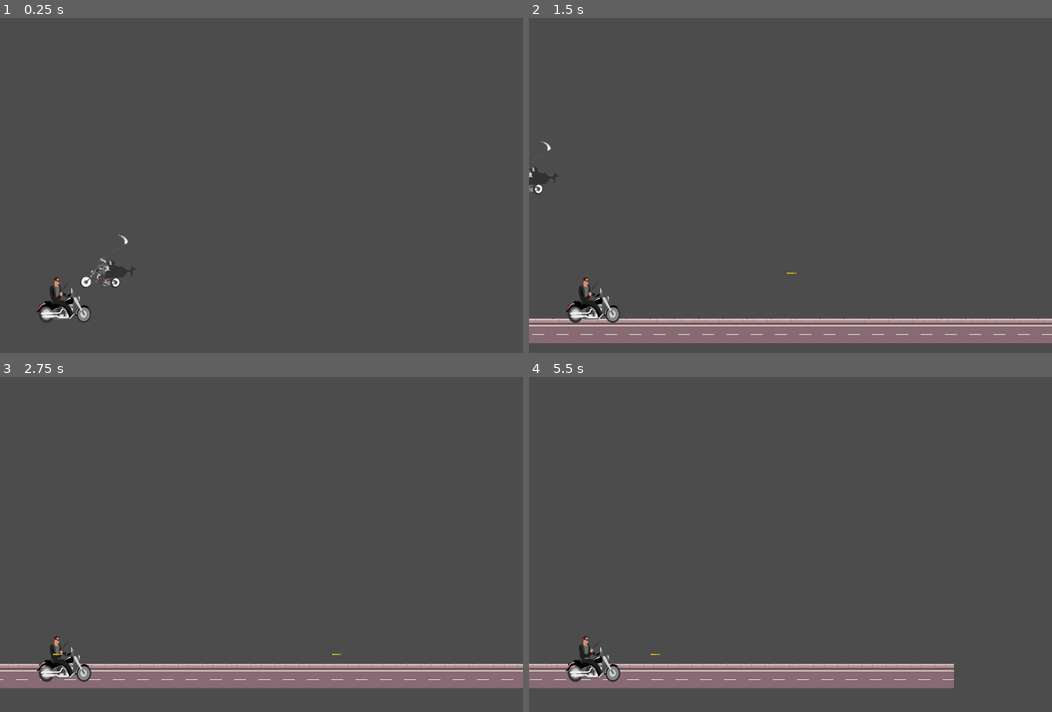
Above: before the commit, frames 1-4 (two rows, left to right).
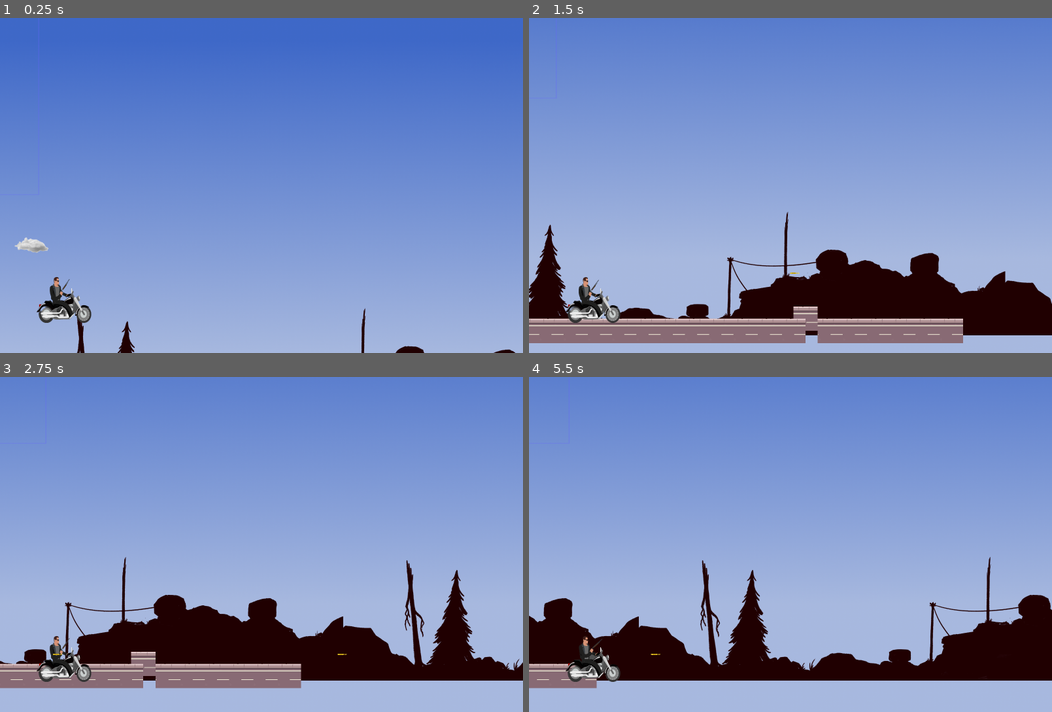
Above: after the commit, the same moments.

Repository: RafaelPuhl/Sons-Of-Anarchy-Game-GODOT-
Game: Godot game, scene res://scenes/Fase_1.tscn
Two runs of this game, one before a commit and one after it. Both use one fixed random seed, a clock stepped at 60 frames per second and the inputs below.
Inputs:
- Up to frame 1 (0.25 s): no input
- Up to frame 2 (1.5 s): hold F (atirar) 0.53-1.28 s; hold Right (right) from 0.53 s (still down); tap Space (jump) at 0.77 s; tap Left (stop) at 1.35 s
- Up to frame 3 (2.75 s): tap Space (jump) at 1.52 s; release Right (right) at 2.03 s; hold F (atirar) from 2.03 s (still down)
- Up to frame 4 (5.5 s): release F (atirar) at 2.78 s; hold Right (right) 2.78-4.28 s; tap Left (stop) at 2.85, 4.35 s; tap Space (jump) at 3.02, 3.77, 4.52 s; hold F (atirar) 3.53-4.28 s; hold Right (right) from 5.03 s (still down); hold F (atirar) from 5.03 s (still down)

The runs differ from the first frame. In frame 1, 99% of the frame differs, in the area x 0-100%, y 0-100%; in frame 2, 94%; in frame 3, 96%; in frame 4, 99%.

Commit message:
instance_enemy+parallax_layers

Diff:
--- /dev/null
+++ b/Elements/Bullet.gd
@@ -0,0 +1,12 @@
+extends KinematicBody2D
+
+var speed = 5000
+var direction = 1
+var velocidade = Vector2.ZERO
+
+func _ready():
+	pass
+
+func _physics_process(delta):
+	velocidade = move_and_slide(velocidade,Vector2.UP)
+	velocidade.x = speed
--- /dev/null
+++ b/Elements/Bullet.tscn
@@ -0,0 +1,24 @@
+[gd_scene load_steps=4 format=2]
+
+[ext_resource path="res://Elements/Municao_player.png" type="Texture" id=1]
+[ext_resource path="res://Elements/Bullet.gd" type="Script" id=2]
+
+[sub_resource type="RectangleShape2D" id=1]
+extents = Vector2( 27, 4.12371 )
+
+[node name="Bullet" type="KinematicBody2D"]
+position = Vector2( 63, 40 )
+collision_layer = 4
+collision_mask = 6
+script = ExtResource( 2 )
+
+[node name="CollisionShape2D" type="CollisionShape2D" parent="."]
+light_mask = 2
+position = Vector2( -6, -21 )
+scale = Vector2( 1, 0.97 )
+shape = SubResource( 1 )
+
+[node name="Sprite" type="Sprite" parent="."]
+position = Vector2( -7, -21.813 )
+scale = Vector2( 0.16763, 0.123749 )
+texture = ExtResource( 1 )
--- a/Enemies/Enemy_1.tscn
+++ b/Enemies/Enemy_1.tscn
@@ -1,10 +1,25 @@
-[gd_scene load_steps=10 format=2]
+[gd_scene load_steps=9 format=2]
 
-[ext_resource path="res://Enemies/Enemy_1.gd" type="Script" id=1]
 [ext_resource path="res://Enemies/Fear1.png" type="Texture" id=2]
 [ext_resource path="res://Enemies/Fear2.png" type="Texture" id=3]
 [ext_resource path="res://Enemies/Fear3.png" type="Texture" id=4]
 [ext_resource path="res://Enemies/Fear4.png" type="Texture" id=5]
+
+[sub_resource type="GDScript" id=5]
+script/source = "extends KinematicBody2D
+
+const GRAVIDADE = 2500
+var velocidade = Vector2.ZERO
+
+func _ready():
+	pass
+
+
+func _physics_process(delta):
+	velocidade.y += GRAVIDADE * delta
+	velocidade = move_and_slide(velocidade,Vector2.UP)
+
+"
 
 [sub_resource type="SpriteFrames" id=1]
 animations = [ {
@@ -14,38 +29,33 @@
 "speed": 10.0
 } ]
 
-[sub_resource type="RectangleShape2D" id=2]
-extents = Vector2( 74.5, 22.5 )
-
-[sub_resource type="CircleShape2D" id=3]
-radius = 32.0
-
-[sub_resource type="CapsuleShape2D" id=4]
+[sub_resource type="CircleShape2D" id=6]
 radius = 40.0
 
-[node name="Enemy_1" type="Node2D"]
-script = ExtResource( 1 )
+[sub_resource type="CapsuleShape2D" id=7]
+radius = 15.4839
+height = 32.8903
 
-[node name="KinematicBody2D" type="KinematicBody2D" parent="."]
+[node name="Enemy_1" type="KinematicBody2D"]
+collision_layer = 2
+collision_mask = 12
+script = SubResource( 5 )
 
-[node name="AnimatedSprite" type="AnimatedSprite" parent="KinematicBody2D"]
-position = Vector2( 122, -90.5 )
-scale = Vector2( 2.22, 2.20667 )
+[node name="AnimatedSprite" type="AnimatedSprite" parent="."]
+position = Vector2( 210, -150.5 )
+scale = Vector2( 3.1, 3.00667 )
 frames = SubResource( 1 )
 frame = 1
 
-[node name="CollisionShape2D3" type="CollisionShape2D" parent="KinematicBody2D"]
-position = Vector2( 101.5, -33.5 )
-shape = SubResource( 2 )
+[node name="CollisionShape2D2" type="CollisionShape2D" parent="."]
+position = Vector2( 32, -8 )
+shape = SubResource( 6 )
 
-[node name="CollisionShape2D" type="CollisionShape2D" parent="KinematicBody2D"]
-position = Vector2( 0, 8 )
-shape = SubResource( 3 )
+[node name="CollisionShape2D" type="CollisionShape2D" parent="."]
+position = Vector2( 256, -8 )
+shape = SubResource( 6 )
 
-[node name="CollisionShape2D2" type="CollisionShape2D" parent="KinematicBody2D"]
-position = Vector2( 152, 8 )
-shape = SubResource( 3 )
-
-[node name="CollisionShape2D4" type="CollisionShape2D" parent="KinematicBody2D"]
-position = Vector2( 96, -72 )
-shape = SubResource( 4 )
+[node name="CollisionShape2D3" type="CollisionShape2D" parent="."]
+position = Vector2( 168, -80 )
+scale = Vector2( 3.1, 3.00667 )
+shape = SubResource( 7 )
--- a/Player/Player_JaxTeller.tscn
+++ b/Player/Player_JaxTeller.tscn
@@ -3,7 +3,7 @@
 [ext_resource path="res://Player/Fundo de A22 Removido.png" type="Texture" id=1]
 [ext_resource path="res://Player/Fundo de A11 Removido.png" type="Texture" id=2]
 [ext_resource path="res://Player/Player_JaxTeller.gd" type="Script" id=3]
-[ext_resource path="res://scenes/Bullet.tscn" type="PackedScene" id=4]
+[ext_resource path="res://Elements/Bullet.tscn" type="PackedScene" id=4]
 [ext_resource path="res://Player/Fundo de B2 Removido.png" type="Texture" id=5]
 [ext_resource path="res://Player/Fundo de B4 Removido.png" type="Texture" id=6]
 [ext_resource path="res://Player/Fundo de B3 Removido.png" type="Texture" id=7]
@@ -36,6 +36,7 @@
 
 [node name="Player_JaxTeller" type="KinematicBody2D"]
 position = Vector2( 0, 200 )
+collision_mask = 8
 script = ExtResource( 3 )
 bullet = ExtResource( 4 )
 
--- a/scenes/Bullet.gd
+++ /dev/null
@@ -1,7 +0,0 @@
-extends RigidBody2D
-
-var speed = 5000
-var direction = 1
-
-func _ready():
-	self.linear_velocity = Vector2(speed * direction, 0)
--- a/scenes/Bullet.tscn
+++ /dev/null
@@ -1,28 +0,0 @@
-[gd_scene load_steps=4 format=2]
-
-[ext_resource path="res://Elements/Municao_player.png" type="Texture" id=1]
-[ext_resource path="res://scenes/Bullet.gd" type="Script" id=2]
-
-[sub_resource type="RectangleShape2D" id=1]
-extents = Vector2( 27, 4.12371 )
-
-[node name="Node2D" type="Node2D"]
-position = Vector2( 63, 40 )
-
-[node name="Bullet" type="RigidBody2D" parent="."]
-position = Vector2( -346, 263 )
-collision_layer = 2
-collision_mask = 2
-gravity_scale = 0.0
-script = ExtResource( 2 )
-
-[node name="CollisionShape2D" type="CollisionShape2D" parent="Bullet"]
-light_mask = 2
-position = Vector2( 340, -284 )
-scale = Vector2( 1, 0.97 )
-shape = SubResource( 1 )
-
-[node name="Sprite" type="Sprite" parent="Bullet"]
-position = Vector2( 339, -284.813 )
-scale = Vector2( 0.16763, 0.123749 )
-texture = ExtResource( 1 )
--- /dev/null
+++ b/scenes/Fase_1.gd
@@ -0,0 +1,18 @@
+extends Node2D
+
+var Enemy = preload("res://Enemies/Enemy_1.tscn")
+onready var enemiesTimer := $Timer as Timer
+
+func _ready() -> void:
+	pass
+
+
+func newEnemy():
+	var e1 = Enemy.instance()
+	e1.position = Vector2(1500, 300) # Ajuste de acordo com as suas necessidades
+	add_child(e1)
+	print("Instanciou a morte")
+
+
+func _on_Timer_timeout() -> void:
+	newEnemy()
--- a/scenes/Fase_1.tscn
+++ b/scenes/Fase_1.tscn
@@ -1,12 +1,15 @@
-[gd_scene load_steps=7 format=2]
+[gd_scene load_steps=10 format=2]
 
 [ext_resource path="res://scenes/Captura de Tela 2023-05-08 às 17.54.20 (1).png" type="Texture" id=1]
 [ext_resource path="res://scenes/rock-music-6211.mp3" type="AudioStream" id=2]
 [ext_resource path="res://Player/Player_JaxTeller.tscn" type="PackedScene" id=3]
-[ext_resource path="res://scenes/Map.gd" type="Script" id=4]
+[ext_resource path="res://scenes/Fase_1.gd" type="Script" id=4]
+[ext_resource path="res://Backgounds/parallax8.png" type="Texture" id=5]
+[ext_resource path="res://Backgounds/NuvemSemFunfdo.png" type="Texture" id=6]
+[ext_resource path="res://Backgounds/Background_parallax1.png" type="Texture" id=7]
 
 [sub_resource type="ConvexPolygonShape2D" id=1]
-points = PoolVector2Array( 128, 96, 0, 96, 32, 96, 128, 96 )
+points = PoolVector2Array( 128, 96, 0, 96, 0, 96, 128, 96 )
 
 [sub_resource type="TileSet" id=2]
 0/name = "Captura de Tela 2023-05-08 às 17.54.20 (1).png 0"
@@ -32,12 +35,14 @@
 0/z_index = 0
 
 [node name="SOA_GAME" type="Node2D"]
+script = ExtResource( 4 )
 
 [node name="TileMap" type="TileMap" parent="."]
 tile_set = SubResource( 2 )
+collision_layer = 8
+collision_mask = 7
 format = 1
-tile_data = PoolIntArray( 983024, 0, 0, 983026, 0, 0, 983028, 0, 0, 983030, 0, 0, 983032, 0, 0, 983034, 0, 0, 983036, 0, 0, 983038, 0, 0, 917504, 0, 0, 917506, 0, 0, 917508, 0, 0, 917510, 0, 0, 917512, 0, 0, 917514, 0, 0, 917516, 0, 0, 917518, 0, 0, 917520, 0, 0, 917522, 0, 0, 917524, 0, 0, 917526, 0, 0, 917528, 0, 0, 917530, 0, 0, 917532, 0, 0, 917534, 0, 0, 917536, 0, 0, 917538, 0, 0, 917540, 0, 0, 917542, 0, 0, 917544, 0, 0, 917546, 0, 0, 917548, 0, 0, 917550, 0, 0, 917552, 0, 0, 917554, 0, 0, 917556, 0, 0, 917558, 0, 0, 917560, 0, 0, 917562, 0, 0, 917564, 0, 0, 917566, 0, 0, 917568, 0, 0, 917570, 0, 0, 917572, 0, 0 )
-script = ExtResource( 4 )
+tile_data = PoolIntArray( 851996, 0, 0, 983031, 0, 0, 983033, 0, 0, 983035, 0, 0, 983037, 0, 0, 983039, 0, 0, 917505, 0, 0, 917507, 0, 0, 917509, 0, 0, 917511, 0, 0, 917513, 0, 0, 917515, 0, 0, 917517, 0, 0, 917519, 0, 0, 917521, 0, 0, 917523, 0, 0, 917525, 0, 0, 917527, 0, 0, 917529, 0, 0, 917531, 0, 0, 917534, 0, 0, 917536, 0, 0, 917538, 0, 0, 917540, 0, 0, 917542, 0, 0, 917544, 0, 0 )
 
 [node name="Player_JaxTeller" parent="." instance=ExtResource( 3 )]
 position = Vector2( 17, 202 )
@@ -46,3 +51,31 @@
 stream = ExtResource( 2 )
 autoplay = true
 bus = "backgroundSound"
+
+[node name="Timer" type="Timer" parent="."]
+wait_time = 5.0
+autostart = true
+
+[node name="ParallaxBackground" type="ParallaxBackground" parent="."]
+
+[node name="ParallaxLayer" type="ParallaxLayer" parent="ParallaxBackground"]
+motion_mirroring = Vector2( 100, 0 )
+
+[node name="background" type="Sprite" parent="ParallaxBackground/ParallaxLayer"]
+position = Vector2( 1224, -64 )
+scale = Vector2( 4, 3 )
+texture = ExtResource( 7 )
+
+[node name="ParallaxLayer2" type="ParallaxLayer" parent="ParallaxBackground"]
+motion_mirroring = Vector2( 3000, 0 )
+
+[node name="montanhas" type="Sprite" parent="ParallaxBackground/ParallaxLayer2"]
+position = Vector2( 1160, 464 )
+texture = ExtResource( 5 )
+
+[node name="ParallaxLayer3" type="ParallaxLayer" parent="ParallaxBackground"]
+
+[node name="nuvem" type="Sprite" parent="ParallaxBackground/ParallaxLayer3"]
+texture = ExtResource( 6 )
+
+[connection signal="timeout" from="Timer" to="." method="_on_Timer_timeout"]
--- a/scenes/Map.gd
+++ /dev/null
@@ -1,14 +0,0 @@
-extends TileMap
-
-var Player2Scene = preload("res://Enemies/Enemy_1.tscn")
-
-func _ready() -> void:
-	var timer = get_tree().create_timer(5.0) # Cria um timer que acaba após 30 segundos
-	timer.connect("timeout", self, "_on_timer_timeout") # Conecta o sinal "timeout" do timer à função "_on_timer_timeout"
-	_on_timer_timeout()
-
-func _on_timer_timeout():
-	var player2 = Player2Scene.instance()
-	player2.position = Vector2(200, 200) # Ajuste de acordo com as suas necessidades
-	add_child(player2)
-	print("Instanciou a morte")
Binary file added: Backgounds/Background_parallax1.png
Not shown, added: Backgounds/Background_parallax1.png.import
Binary file added: Backgounds/NuvemSemFunfdo.png
Not shown, added: Backgounds/NuvemSemFunfdo.png.import
Binary file added: Backgounds/parallax8.png
Not shown, added: Backgounds/parallax8.png.import
Renamed: Enemies/Enemy_1.gd -> Enemies/Enemy_Fear.gd
Not shown, added: Backgounds/fundo1.avif
